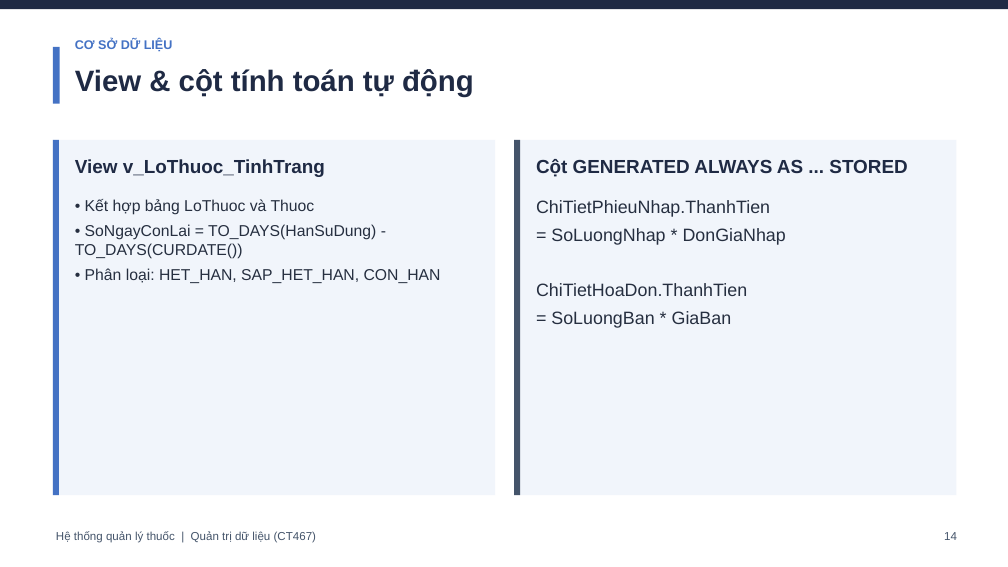
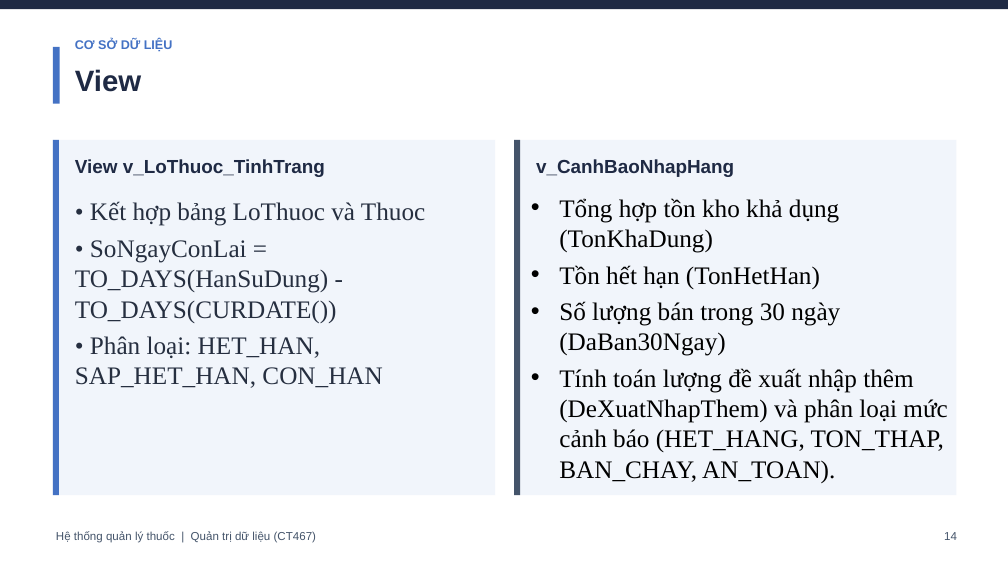
Before and after one commit to thinhtran0823-cyber/QTDL_quanlynhathuoc, a slide deck: slide 16 of BaoCao_HeThongThuoc (1).pptx (slide 15 before the commit). Drawn at 1008x567 pixels with LibreOffice and Linux fonts; fonts in the diff are those of the drawing. Boxes give left, top, right and bottom in pixels: in the first picture for what was removed or moved away, otherwise in the second. Text is boxed around its words. In the diff, an @@ line names an element or a change of style, - is before the commit and + after.

Commit message:
Bổ sung thêm xuất file excel thống kê

```diff
--- a/BaoCao_HeThongThuoc (1).pptx
+++ b/BaoCao_HeThongThuoc (1).pptx
@@ text at [75,69,141,92]: text changed @@
-View & cột tính toán tự động
+View
@@ text at [536,159,734,177]: text changed @@
-Cột GENERATED ALWAYS AS ... STORED
+v_CanhBaoNhapHang
@@ text "• Kết hợp bảng LoThuoc ..." at [75,201,425,388]: size 15 to 24 pt, font Arial to Times New Roman @@
@@ text at [559,198,947,483]: text changed; size 17 to 24 pt; font Arial to Times New Roman; text colour #262F40 to #000000 @@
-ChiTietPhieuNhap.ThanhTien
-= SoLuongNhap * DonGiaNhap
-ChiTietHoaDon.ThanhTien
-= SoLuongBan * GiaBan
+• Tổng hợp tồn kho khả dụng (TonKhaDung)
+• Tồn hết hạn (TonHetHan)
+• Số lượng bán trong 30 ngày (DaBan30Ngay)
+• Tính toán lượng đề xuất nhập thêm (DeXuatNhapThem) và phân loại mức cảnh báo (HET_HANG, TON_THAP, BAN_CHAY, AN_TOAN).
```
Also in this commit, not shown: 13 other slides changed, 9 slides added, 7 other files.
